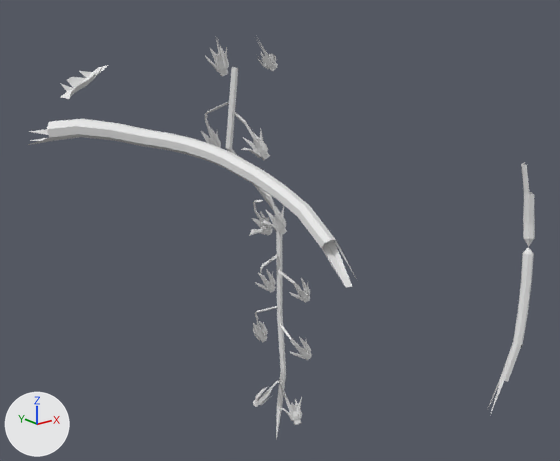
Renders of the OBJ model meshes/env/plants/v2_rachis2.obj from each side of a commit.
One viewpoint serves both versions: a 50 mm camera at (-0.254, -0.352, 0.038) aimed at (0.015, -0.014, -0.097). The axes (+X, +Y, +Z) are drawn at lower left. The lights are the same throughout. The first picture is the older version. Where no turn or scale is listed for an object, it has been applied to the vertices. Vertices at exactly the same position are counted once.

Objects in the first picture: 'v2_rachis2'.
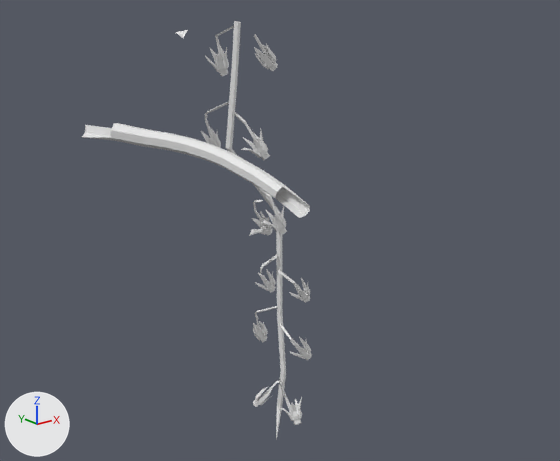
What changed in the scene script:
```text
Change me_v2_rachis2:
    used by ob_v2_rachis2; location = (0.0, 0.0, 0.0)
    remove me_v2_rachis2.from_pydata(...)  # 1385 vertices, 2577 faces; spans x -0.11..0.167, y -0.135..0.069, z -0.257..0.014
    add me_v2_rachis2.from_pydata(...)  # 1313 vertices, 2506 faces; spans x -0.089..0.051, y -0.103..0.037, z -0.257..0.021
    me_v2_rachis2 part 1: the loose piece of 62 vertices spanning x 0.133..0.167, y -0.094..-0.075, z -0.23..-0.066 is deleted
    me_v2_rachis2 part 2: the loose piece of 27 vertices spanning x -0.081..-0.047, y 0.047..0.069, z -0.02..-0.004 is deleted
    me_v2_rachis2 part 3
    14 vertices are removed from x -0.11..-0.087, y 0.013..0.044, z -0.04..-0.025
    26 faces are deleted
    me_v2_rachis2 part 4
    13 vertices are removed from x -0.046..-0.037, y -0.135..-0.102, z -0.082..-0.053
    24 faces are deleted
    me_v2_rachis2 part 5
    13 faces are deleted
    44 vertices are added at x -0.021..0.012, y -0.012..0.033, z 0.004..0.021
    122 new faces join them
```

Boxes (x1, y1, x2, y2) around the edits, measured in the pictures (560 x 461 px):
'v2_rachis2', reshaped (55% narrower): before (28, 36, 535, 439); after (82, 21, 312, 439)
part 1 of me_v2_rachis2, deleted: before (488, 162, 535, 412)
part 2 of me_v2_rachis2, deleted: before (60, 65, 108, 99)
part 3 of me_v2_rachis2, deleted: before (28, 119, 114, 145)
part 4 of me_v2_rachis2, deleted: before (275, 187, 356, 288)
part 5 of me_v2_rachis2, built on: before (210, 46, 262, 64); after (175, 21, 275, 69)
